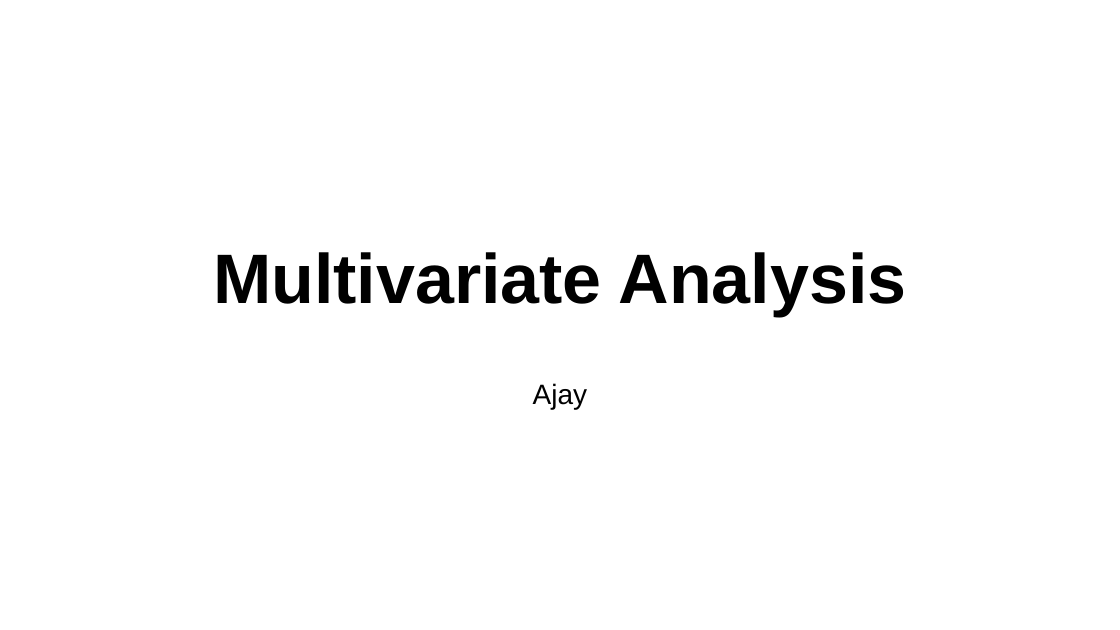
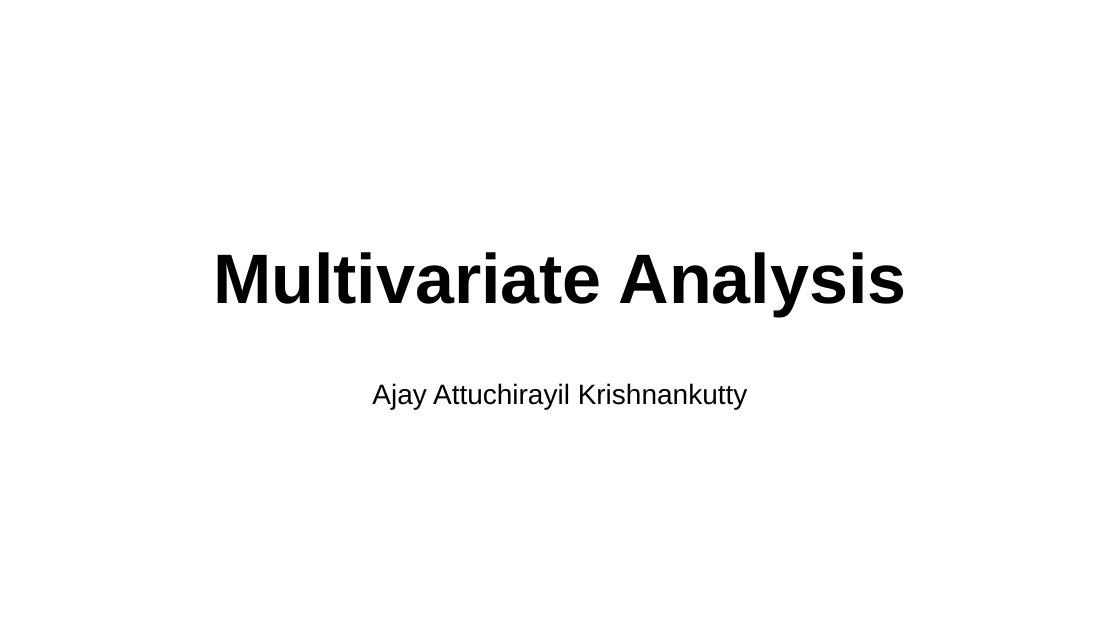
Before and after one commit to Ajay1687/Multivariate-Analysis-IBM-Employees-Data, a slide deck: slide 1 of MultivariateAnalysis_on_IBM_Employee_Data.pptx. Drawn at 1120x630 pixels with LibreOffice and Linux fonts; fonts in the diff are those of the drawing. Boxes give left, top, right and bottom in pixels: in the first picture for what was removed or moved away, otherwise in the second. Text is boxed around its words. In the diff, an @@ line names an element or a change of style, - is before the commit and + after.

Commit message:
Updated presentation

```diff
--- a/MultivariateAnalysis_on_IBM_Employee_Data.pptx
+++ b/MultivariateAnalysis_on_IBM_Employee_Data.pptx
@@ subtitle at [372,383,748,409]: text changed @@
-Ajay
+Ajay Attuchirayil Krishnankutty
```
